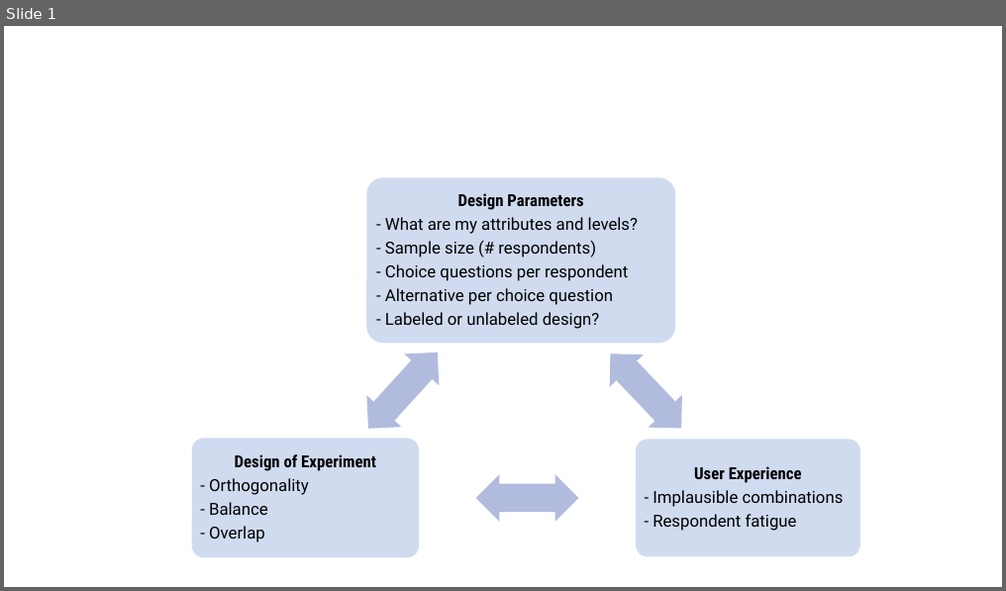
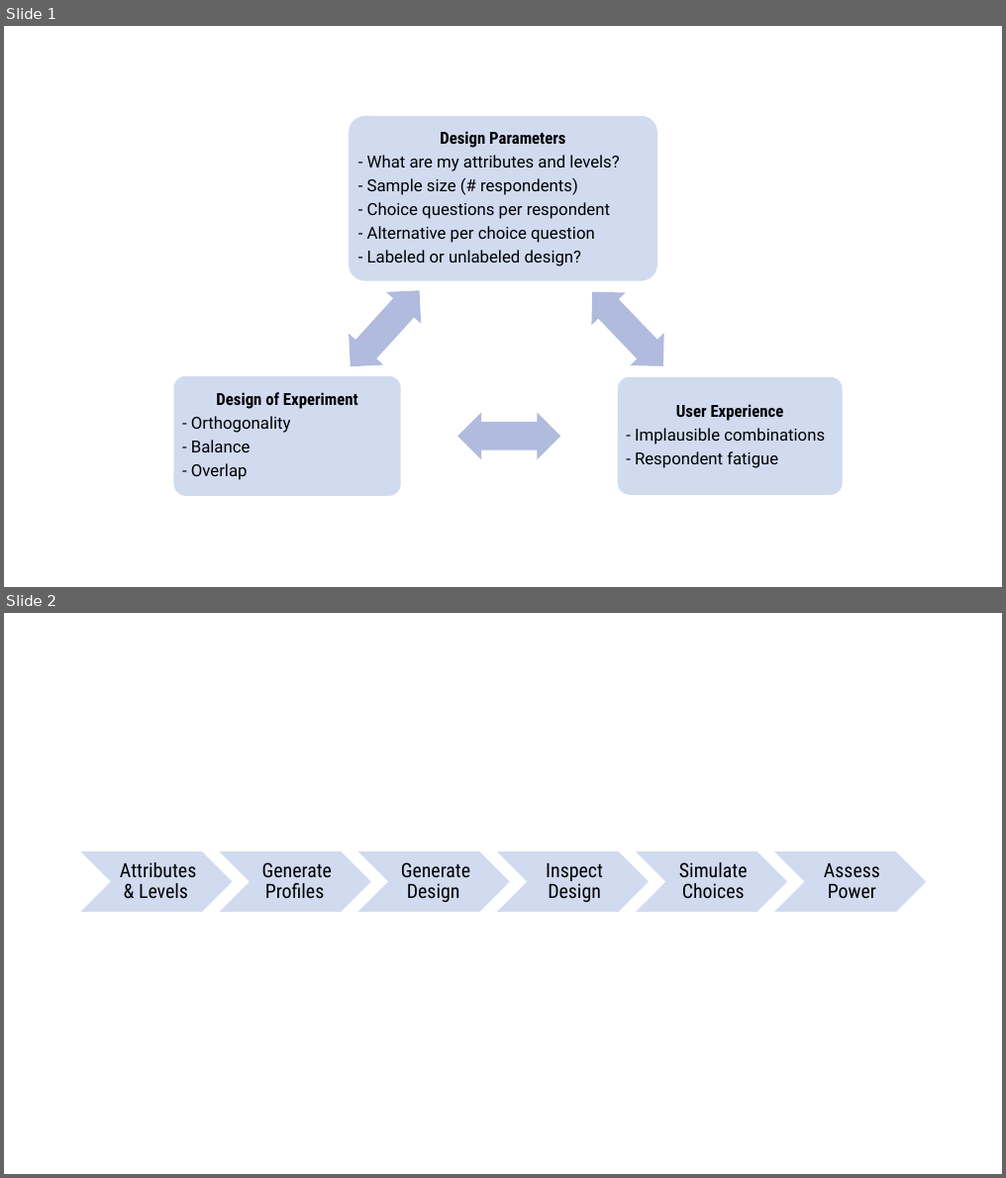
Before and after one commit to jhelvy/2022-sawtooth-conf, a slide deck: images/images.pptx. Shown one above the other, each under a label of ours: slide 1 before the commit, slides 1 and 2 after it. The pictures are 1006x591 and 1006x1178 pixels, drawn with LibreOffice and Linux fonts; fonts in the diff are those of the drawing. Boxes give left, top, right and bottom in pixels: in the first picture for what was removed or moved away, otherwise in the second. Text is boxed around its words. In the diff, an @@ line names an element or a change of style, - is before the commit and + after.

```diff
--- a/images/images.pptx
+++ b/images/images.pptx
@@ slide 2 added at (4, 613, 1002, 1174), background #FFFFFF @@
@@ group added at (79, 851, 927, 912): 6 chevrons, 6 texts @@
+Attributes & Levels
+Generate Profiles
+Generate Design
+Inspect Design
+Simulate Choices
+Assess Power
@@ slide 1 changed as well @@
@@ 3 left right arrows, 2 texts, 1 rounded rectangle: place and size @@
-3 left right arrows, 2 texts, 1 rounded rectangle at (209, 193, 860, 557)
+3 left right arrows, 2 texts, 1 rounded rectangle at (191, 131, 843, 494)
@@ 2 rounded rectangles, 1 text: place and size @@
-2 rounded rectangles, 1 text at (192, 178, 844, 559)
+2 rounded rectangles, 1 text at (174, 116, 825, 496)
```
Also in this commit, not shown: 7 other slides added, 15 other files.
